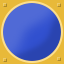
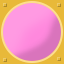
Revision of a layered 64px x 64px image; what changed, layer by layer:
added layer "Pink" above "Aqua" over [1, 1, 61, 62]
added layer "Aqua" above "Purple" over [1, 1, 61, 62]
added layer "Purple" above "Orange" over [1, 1, 61, 62]
added layer "Orange" above "Green" over [1, 1, 61, 62]
added layer "Green" above "Blue" over [1, 1, 61, 62]
